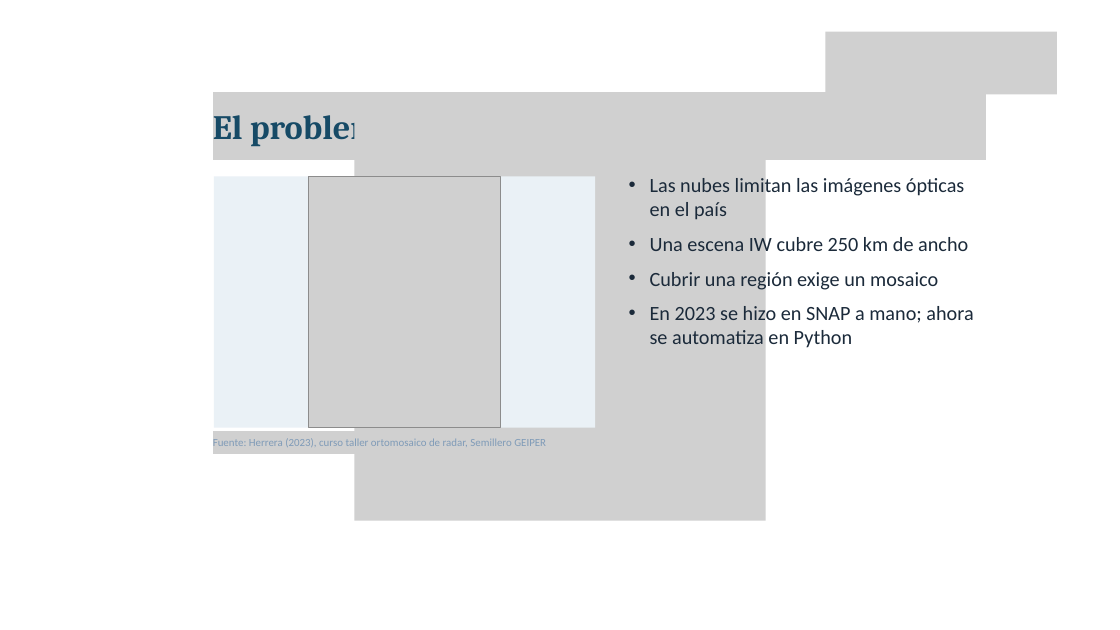
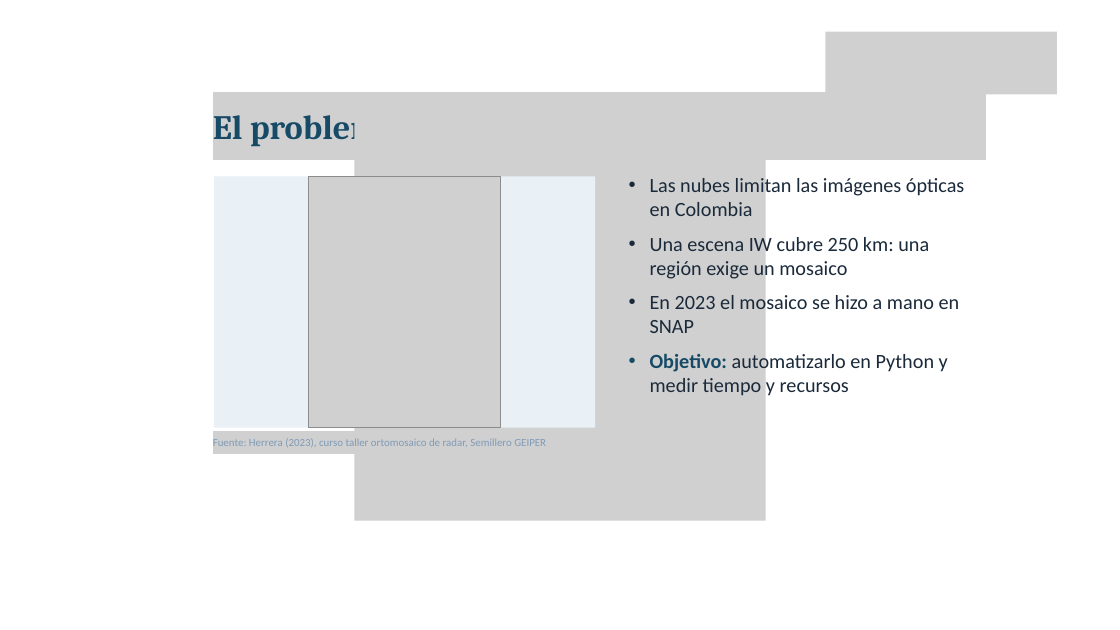
Before and after one commit to AlexandraUD/Ortomosaico, a slide deck: slide 3 of Ponencia_Ortomosaicos_SAR.pptx (slide 4 before the commit). Drawn at 1120x630 pixels with LibreOffice and Linux fonts; fonts in the diff are those of the drawing; grey boxes stand for pictures; background and template pictures are left out. Boxes give left, top, right and bottom in pixels: in the first picture for what was removed or moved away, otherwise in the second. Text is boxed around its words. In the diff, an @@ line names an element or a change of style, - is before the commit and + after.

```diff
--- a/Ponencia_Ortomosaicos_SAR.pptx
+++ b/Ponencia_Ortomosaicos_SAR.pptx
@@ text at <box>650,175,964,396</box>: text changed @@
-  • Las nubes limitan las imágenes ópticas en el país
-  • Una escena IW cubre 250 km de ancho
-  • Cubrir una región exige un mosaico
-  • En 2023 se hizo en SNAP a mano; ahora se automatiza en Python
+  • Las nubes limitan las imágenes ópticas en Colombia
+  • Una escena IW cubre 250 km: una región exige un mosaico
+  • En 2023 el mosaico se hizo a mano en SNAP
+  • Objetivo: automatizarlo en Python y medir tiempo y recursos
```
Also in this commit, not shown: 9 other slides changed, 1 slide added, 15 slides removed, 5 other files.
